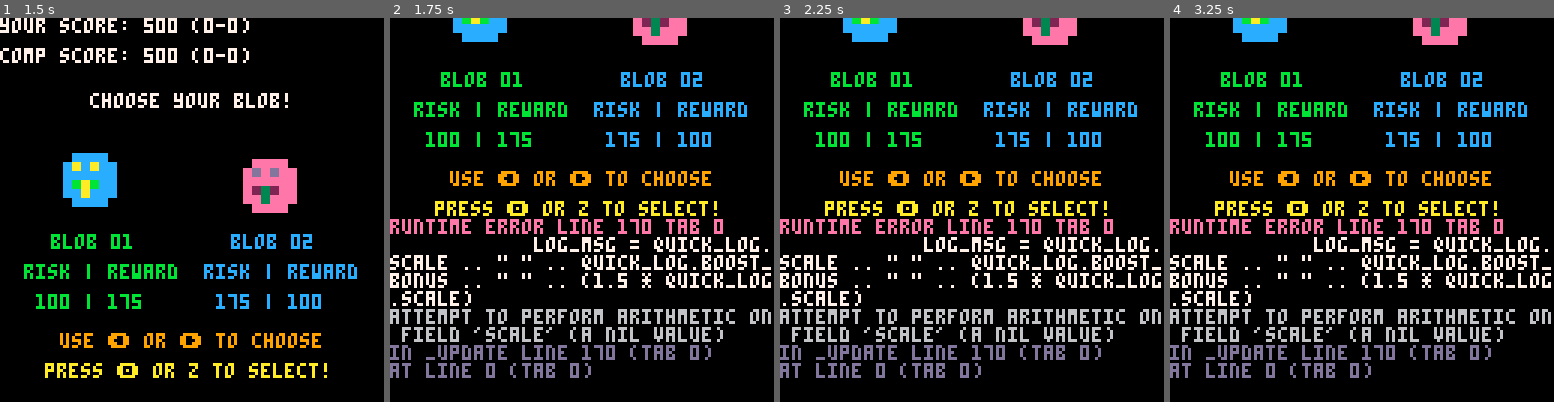
Above: before the commit, frames 1-4 (left to right).
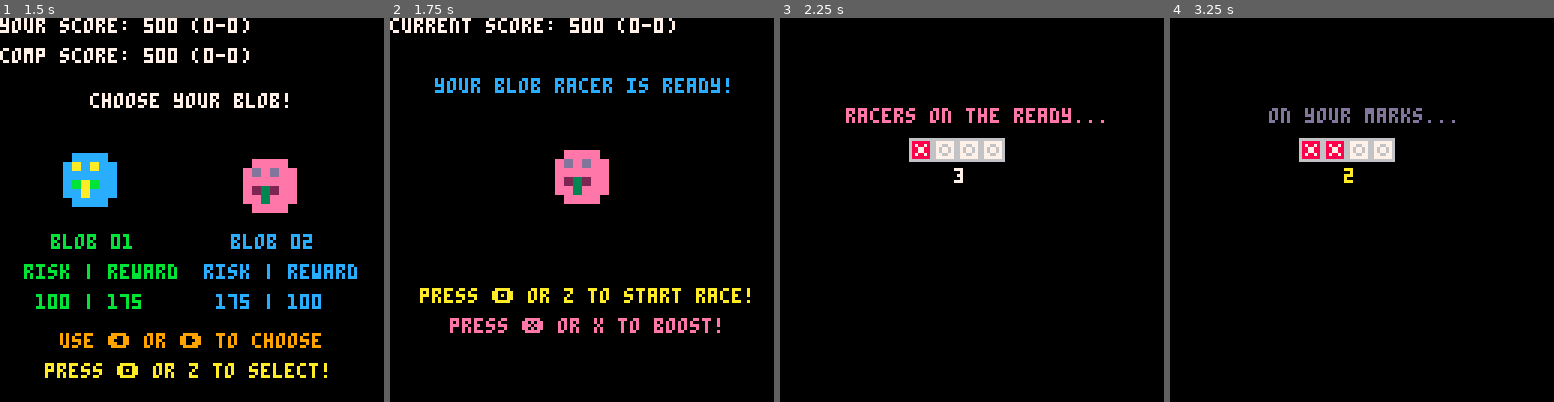
Above: after the commit, the same moments.

Repository: geopet/formula-blob
Game: PICO-8 cartridge blob_race.p8
Same seed, same stepped clock (60 frames per second), same inputs: the game is played once before the commit and once after it.
Inputs:
- Up to frame 1 (1.5 s): tap X (X key) at 0.33, 1.07 s; tap O (Z key) at 0.7 s
- Up to frame 2 (1.75 s): hold Right from 1.6 s (still down); tap O (Z key) at 1.7 s
- Up to frame 3 (2.25 s): tap X (X key) at 1.85 s; release Right at 2.1 s; tap O (Z key) at 2.1 s
- Up to frame 4 (3.25 s): hold Right 2.47-3.03 s; tap O (Z key) at 2.5, 2.9 s; tap X (X key) at 2.97 s; hold Left from 3.08 s (still down)

Frame 1 is identical in both runs. In frame 2, 21% of the frame differs, in the area x 0-100%, y 0-94%; in frame 3, 18%; in frame 4, 18%.
Error before the commit: runtime error line 170 tab 0; log_msg = quick_log.scale .. " " .. quick_log.boost_bonus .. " " .. (1.5 * quick_log.scale); attempt to perform arithmetic on fie…

Commit message:
refactor(boost): simplify boost bonus and strength
This is another attempt to balance the game play to give the slower
racer a better opportunity to win.

- Refactored calculate_boost_bonus to always set boost_meter.bonus as
  speed_gap_percent * 70, removing conditional logic for large speed
  gaps.

- Refactored calculate_boost_strength to remove min() cap and always set
  boost_meter.strength_balance as boost_meter.strength_base * scale.

Diff:
--- a/blob_race.p8
+++ b/blob_race.p8
@@ -142,11 +142,11 @@
         blob1_speed = (0.5 * rnd(1)) + 0.08
         blob2_speed = (0.5 * rnd(1)) + 0.08
 
-        win_probability.total_speed = blob1_speed + blob2_speed
-
         -- testing values
         -- blob1_speed = 0.1
         -- blob2_speed = 0.1
+
+        win_probability.total_speed = blob1_speed + blob2_speed
 
         set_fastest_blob(blob1_speed, blob2_speed)
         calculate_boost_bonus(blob1_speed, blob2_speed)
@@ -511,18 +511,17 @@
 function calculate_boost_bonus(blob1_speed, blob2_speed)
     local speed_gap_percent = calculate_speed_gap_percent(blob1_speed, blob2_speed)
 
-    if (speed_gap_percent > 0.75) then
-        boost_meter.bonus = (speed_gap_percent * 100) + 50
-    else
-        boost_meter.bonus = speed_gap_percent * 100
-    end
+    boost_meter.bonus = speed_gap_percent * 70
+    quick_log.boost_bonus = boost_meter.bonus
 end
 
 function calculate_boost_strength(blob1_speed, blob2_speed)
     local speed_gap_percent = calculate_speed_gap_percent(blob1_speed, blob2_speed)
     local scale = 1 + (speed_gap_percent * 0.5) -- Scale the strength based on speed gap
 
-    boost_meter.strength_balance = min((boost_meter.strength_base * scale), 1.75)
+    quick_log.scale = scale
+
+    boost_meter.strength_balance = boost_meter.strength_base * scale
 end
 
 function boost_balance(blob1_speed, blob2_speed)
